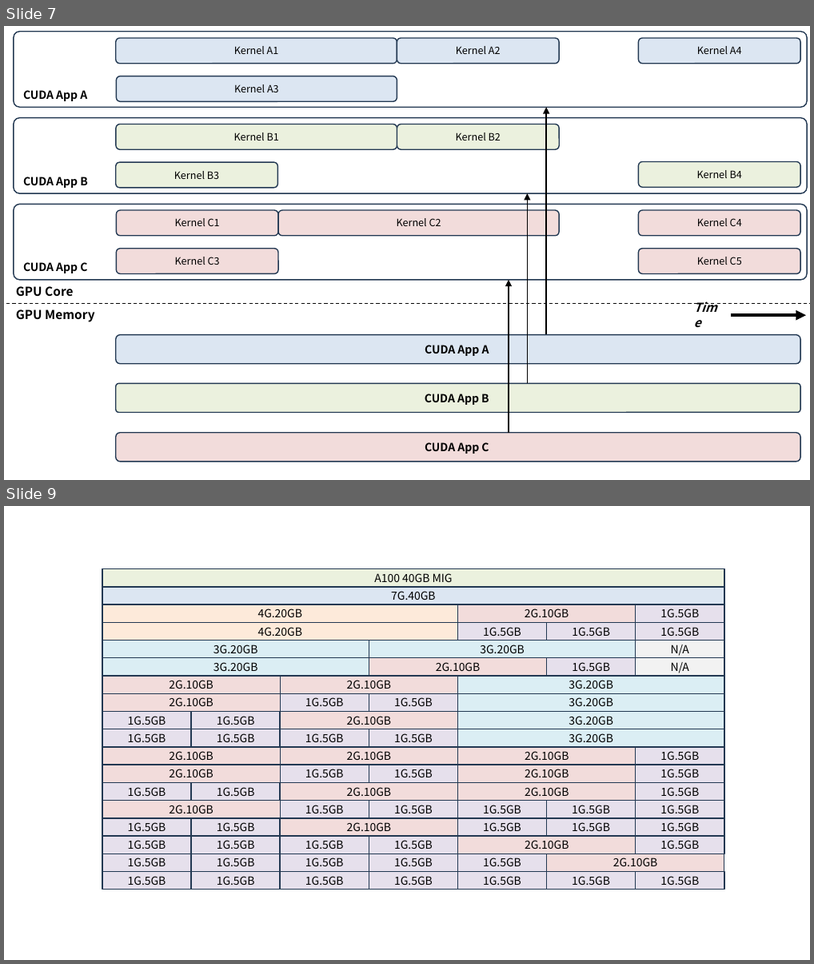
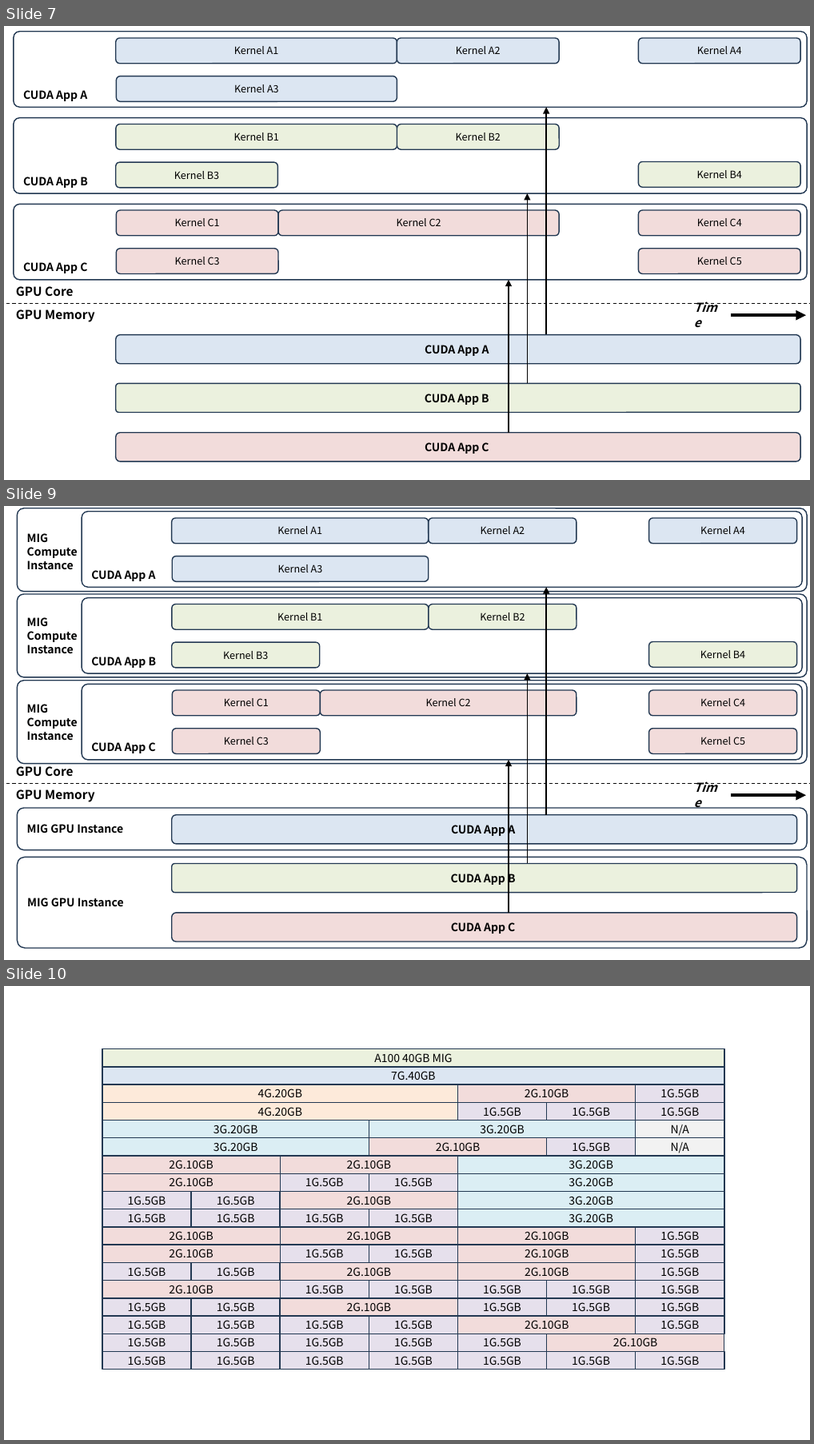
Before and after one commit to ssup2/blog-software, a slide deck: content/docs/theory-analysis/nvidia-gpu-sharing/images/images.pptx. Shown one above the other, each under a label of ours: slides 7 and 9 before the commit, slides 7, 9 and 10 after it; the slides between them are not shown. The pictures are 814x964 and 814x1444 pixels, drawn with LibreOffice and Linux fonts; fonts in the diff are those of the drawing. Boxes give left, top, right and bottom in pixels: in the first picture for what was removed or moved away, otherwise in the second. Text is boxed around its words. In the diff, an @@ line names an element or a change of style, - is before the commit and + after.

```diff
--- a/content/docs/theory-analysis/nvidia-gpu-sharing/images/images.pptx
+++ b/content/docs/theory-analysis/nvidia-gpu-sharing/images/images.pptx
@@ slide 9 added at bbox=[4, 506, 810, 960], background #FFFFFF @@
@@ rounded rectangle added at bbox=[17, 508, 807, 592], outline #233953 1 pt, 10 pt, text #000000, bold @@
+MIG
+Compute
+Instance
@@ text added at bbox=[44, 506, 770, 516], 44 pt, text #000000 @@
+MIG
@@ rounded rectangle added at bbox=[82, 512, 802, 588], outline #233953 1 pt, 10 pt, text #000000, bold @@
+CUDA App A
@@ rounded rectangle added at bbox=[17, 594, 807, 677], outline #233953 1 pt, 10 pt, text #000000, bold @@
+MIG
+Compute
+Instance
@@ rounded rectangle added at bbox=[82, 598, 802, 674], outline #233953 1 pt, 10 pt, text #000000, bold @@
+CUDA App B
@@ arrow added from (546, 815) to (546, 587), #000000 1 pt @@
@@ rounded rectangle added at bbox=[17, 680, 807, 764], outline #233953 1 pt, 10 pt, text #000000, bold @@
+MIG
+Compute
+Instance
@@ rounded rectangle added at bbox=[82, 684, 802, 760], outline #233953 1 pt, 10 pt, text #000000, bold @@
+CUDA App C
@@ arrow added from (527, 864) to (527, 674), #000000 1 pt @@
@@ group added at bbox=[172, 518, 798, 753]: 13 rounded rectangles @@
+Kernel A1
+Kernel A2
+Kernel A3
+Kernel B1
+Kernel B3
+Kernel B2
+Kernel C1
+Kernel C2
+Kernel C3
+Kernel A4
+Kernel B4
+Kernel C4
+Kernel C5
@@ text added at bbox=[16, 764, 73, 776], 11 pt, text #000000, bold @@
+GPU Core
@@ arrow added from (509, 912) to (509, 760), #000000 1 pt @@
@@ line added from (4, 783) to (810, 783), #000000 0.75 pt dashed @@
@@ text added at bbox=[16, 789, 94, 802], 11 pt, text #000000, bold @@
+GPU Memory
@@ text added at bbox=[686, 784, 731, 807], 11 pt, text #000000, bold, italic @@
+Time
@@ rounded rectangle added at bbox=[17, 808, 807, 849], outline #233953 1 pt, 10 pt, text #000000, bold @@
+MIG GPU Instance
@@ rounded rectangle added at bbox=[172, 815, 798, 844], fill #DCE6F2, outline #233953 1 pt, 10 pt, text #000000, bold @@
+CUDA App A
@@ arrow added from (731, 795) to (806, 795), #000000 3 pt @@
@@ rounded rectangle added at bbox=[17, 856, 807, 948], outline #233953 1 pt, 10 pt, text #000000, bold @@
+MIG GPU Instance
@@ rounded rectangle added at bbox=[172, 864, 798, 892], fill #EBF1DE, outline #233953 1 pt, 10 pt, text #000000, bold @@
+CUDA App B
@@ rounded rectangle added at bbox=[172, 912, 798, 941], fill #F2DCDB, outline #233953 1 pt, 10 pt, text #000000, bold @@
+CUDA App C
@@ what was slide 9 is now slide 10 @@
```
Also in this commit, not shown: 4 slides changed, 1 other slide added.
